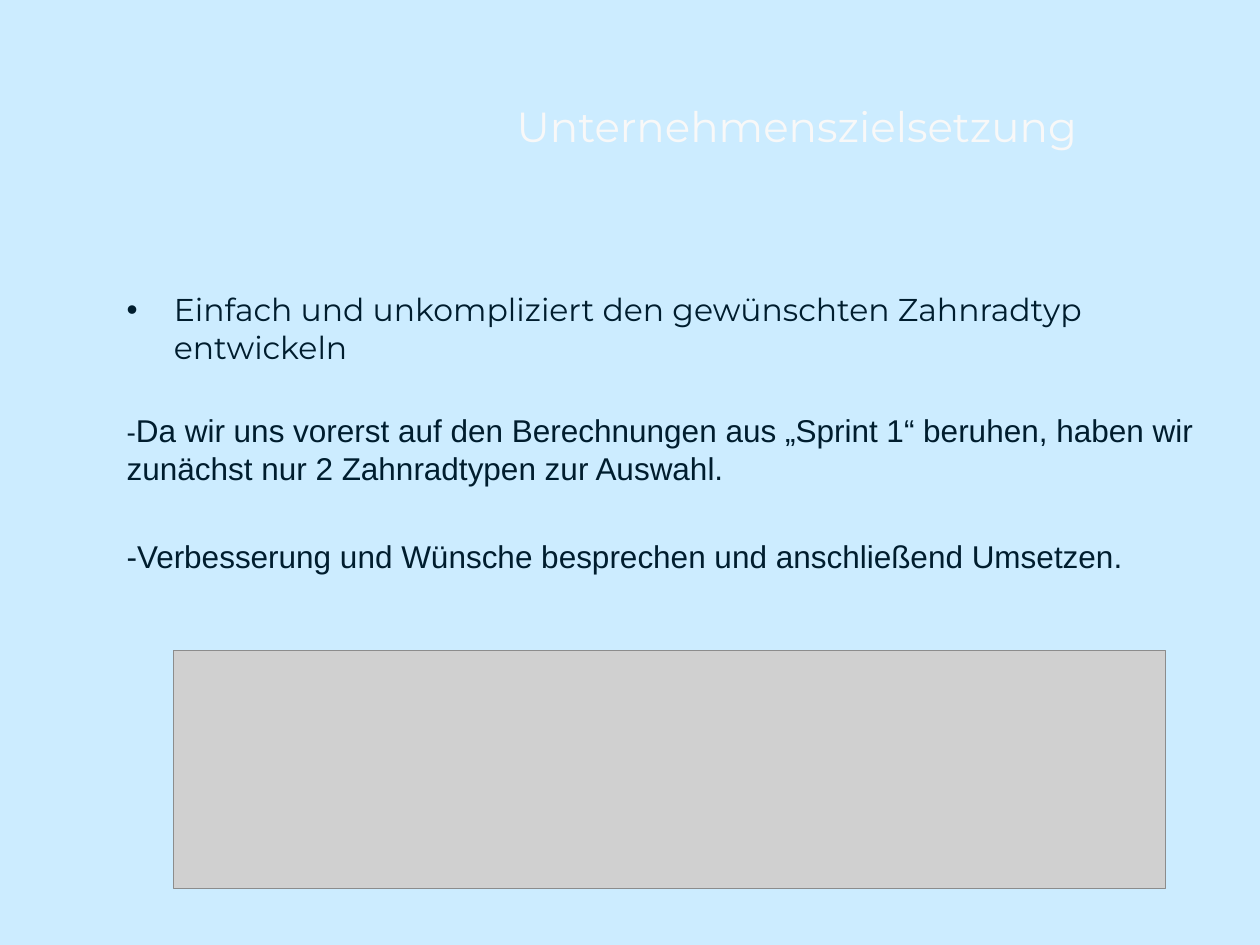
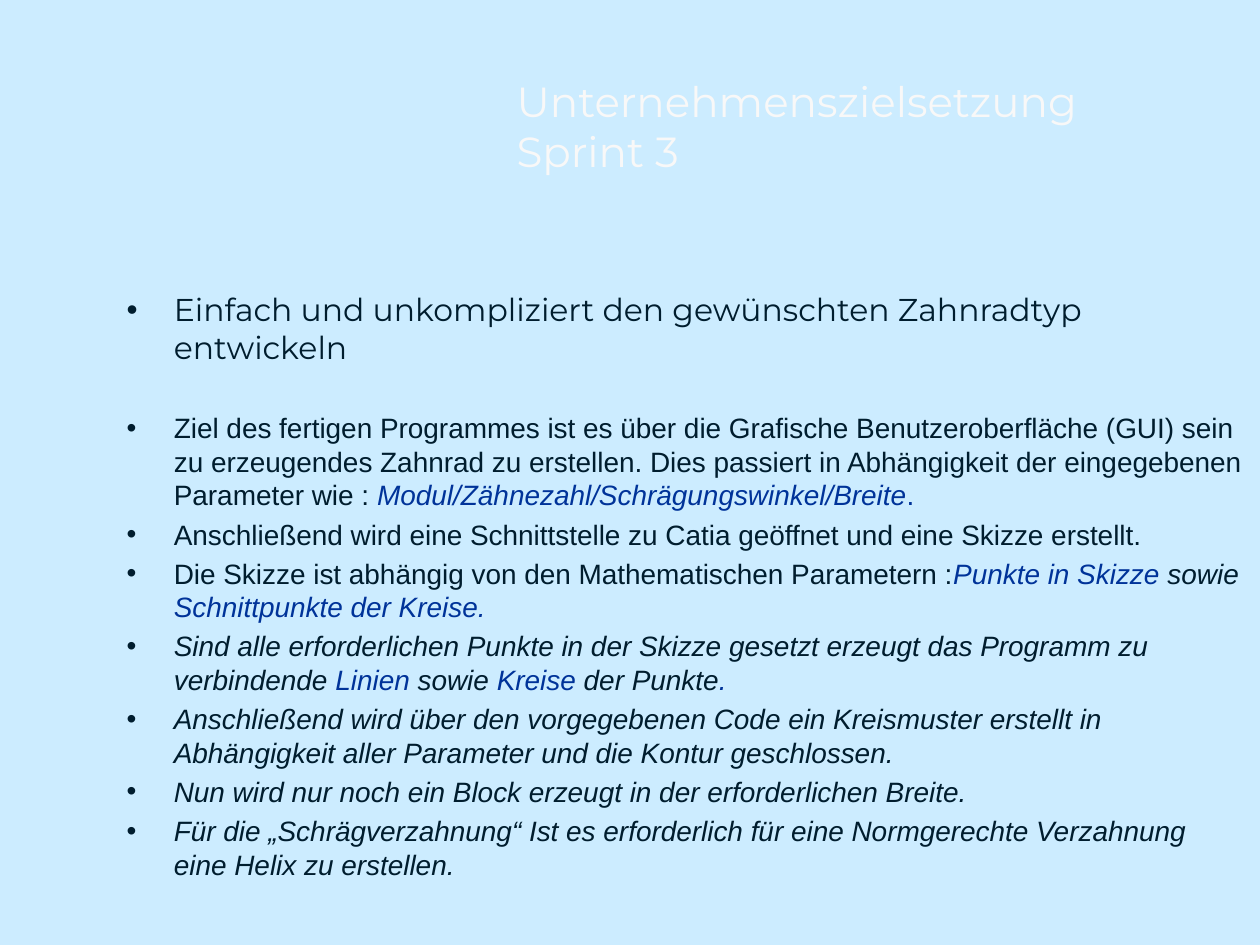
Before and after one commit to ei2131/HSP-Sprint-3, a slide deck: slide 4 of ZahnradHspA-main/Zahnlos GmbH & Co.pptx (slide 3 before the commit). Drawn at 1260x945 pixels with LibreOffice and Linux fonts; fonts in the diff are those of the drawing; grey boxes stand for pictures; background and template pictures are left out. Boxes give left, top, right and bottom in pixels: in the first picture for what was removed or moved away, otherwise in the second. Text is boxed around its words. In the diff, an @@ line names an element or a change of style, - is before the commit and + after.

```diff
--- a/ZahnradHspA-main/Zahnlos GmbH & Co.pptx
+++ b/ZahnradHspA-main/Zahnlos GmbH & Co.pptx
@@ title at [504, 53, 1176, 200]: text changed @@
-Unternehmenszielsetzung
+Unternehmenszielsetzung Sprint 3
@@ text at [174, 417, 1241, 876]: text changed; size 18 to 16 pt; italic on @@
--Da wir uns vorerst auf den Berechnungen aus „Sprint 1“ beruhen, haben wir zunächst nur 2 Zahnradtypen zur Auswahl.
--Verbesserung und Wünsche besprechen und anschließend Umsetzen.
+• Ziel des fertigen Programmes ist es über die Grafische Benutzeroberfläche (GUI) sein zu erzeugendes Zahnrad zu erstellen. Dies passiert in Abhängigkeit der eingegebenen Parameter wie : Modul/Zähnezahl/Schrägungswinkel/Breite.
+• Anschließend wird eine Schnittstelle zu Catia geöffnet und eine Skizze erstellt.
+• Die Skizze ist abhängig von den Mathematischen Parametern :Punkte in Skizze sowie Schnittpunkte der Kreise.
+• Sind alle erforderlichen Punkte in der Skizze gesetzt erzeugt das Programm zu verbindende Linien sowie Kreise der Punkte.
+• Anschließend wird über den vorgegebenen Code ein Kreismuster erstellt in Abhängigkeit aller Parameter und die Kontur geschlossen.
+• Nun wird nur noch ein Block erzeugt in der erforderlichen Breite.
+• Für die „Schrägverzahnung“ Ist es erforderlich für eine Normgerechte Verzahnung eine Helix zu erstellen.
@@ picture removed at [174, 650, 1166, 888] @@
```
Also in this commit, not shown: 4 other slides changed, 3 slides added.
